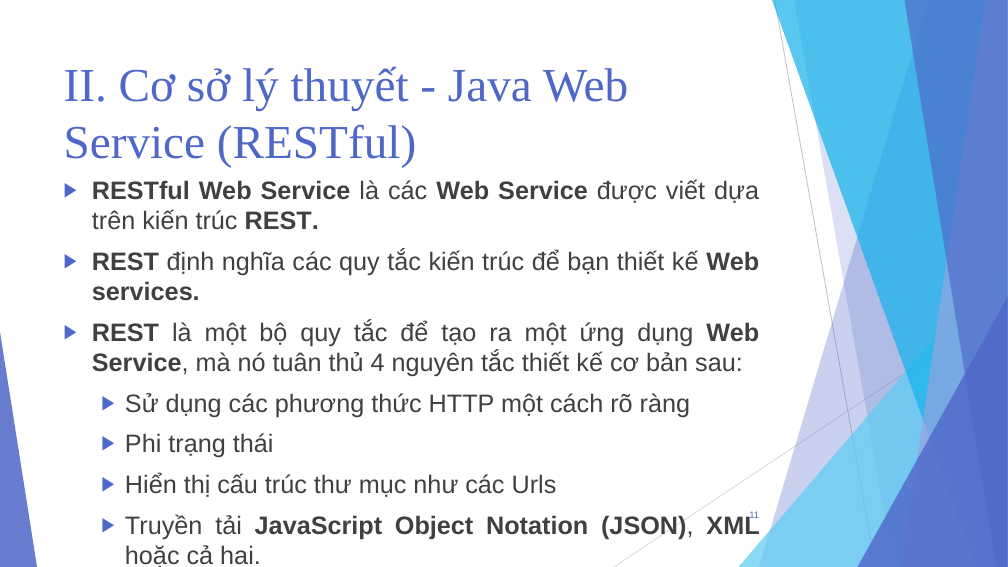
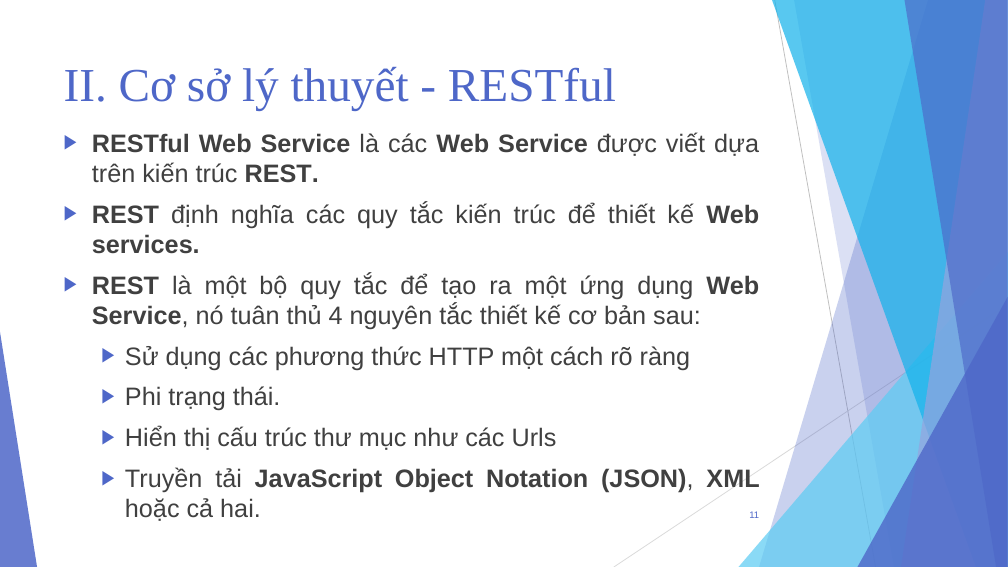
Before and after one commit to TMTAI/Android, a slide deck: slide 11 of Presentation-LuanVan.pptx. Drawn at 1008x567 pixels with LibreOffice and Linux fonts; fonts in the diff are those of the drawing. Boxes give left, top, right and bottom in pixels: in the first picture for what was removed or moved away, otherwise in the second. Text is boxed around its words. In the diff, an @@ line names an element or a change of style, - is before the commit and + after.

```diff
--- a/Presentation-LuanVan.pptx
+++ b/Presentation-LuanVan.pptx
@@ title at box(64, 67, 616, 110): text changed @@
-II. Cơ sở lý thuyết - Java Web Service (RESTful)
+II. Cơ sở lý thuyết - RESTful
@@ text "RESTful Web Service là các ...": place and size @@
-text "RESTful Web Service là các ..." at box(92, 179, 759, 567)
+text "RESTful Web Service là các ..." at box(92, 132, 759, 521)
@@ text at box(92, 202, 759, 329): text changed @@
-▶ REST định nghĩa các quy tắc kiến trúc để bạn thiết kế Web services.
-▶ REST là một bộ quy tắc để tạo ra một ứng dụng Web Service, mà nó tuân thủ 4 nguyên tắc thiết kế cơ bản sau:
+▶ REST định nghĩa các quy tắc kiến trúc để thiết kế Web services.
+▶ REST là một bộ quy tắc để tạo ra một ứng dụng Web Service, nó tuân thủ 4 nguyên tắc thiết kế cơ bản sau:
@@ text at box(125, 386, 281, 411): text changed @@
-  ▶ Phi trạng thái
+  ▶ Phi trạng thái.
```
Also in this commit, not shown: 14 other slides changed, 11 slides added, 7 slides removed, 19 other files.
